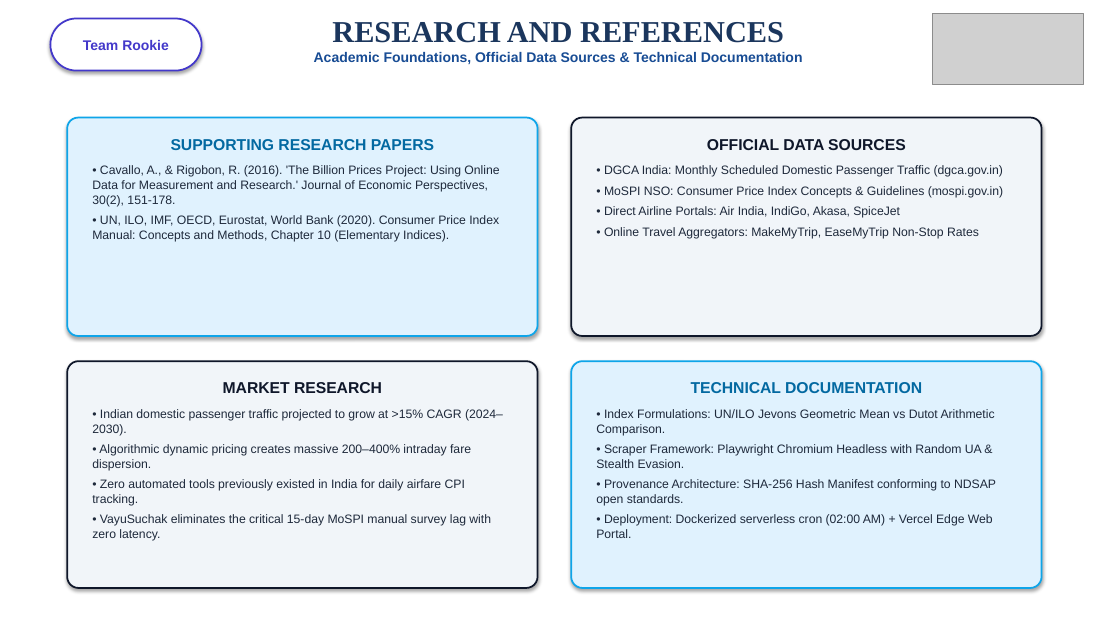
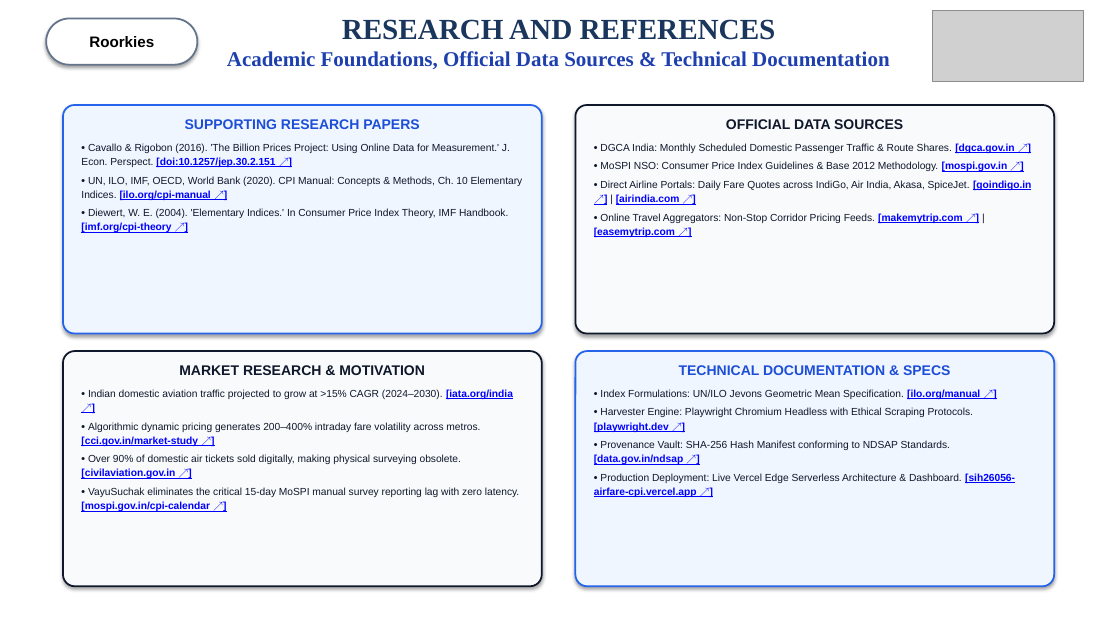
Before and after one commit to oshshivish-tech/sih26056_airfare_cpi, a slide deck: slide 6 of AirIntel_India_SIH26056_Presentation.pptx. Drawn at 1120x630 pixels with LibreOffice and Linux fonts; fonts in the diff are those of the drawing; grey boxes stand for pictures. Boxes give left, top, right and bottom in pixels: in the first picture for what was removed or moved away, otherwise in the second. Text is boxed around its words. In the diff, an @@ line names an element or a change of style, - is before the commit and + after.

```diff
--- a/AirIntel_India_SIH26056_Presentation.pptx
+++ b/AirIntel_India_SIH26056_Presentation.pptx
@@ rounded rectangle "Roorkies" resized from (x1=50, y1=18, x2=202, y2=71) to (x1=46, y1=18, x2=197, y2=65) @@
@@ rounded rectangle "Roorkies" at (x1=46, y1=18, x2=197, y2=65): outline #4338CA 1.5 pt to #64748B 1.5 pt @@
@@ text "RESEARCH AND REFERENCES" at (x1=227, y1=19, x2=890, y2=69): size 26 to 25 pt in "RESEARCH AND REFERENCES"; size 12 to 18 pt, font Arial to Times New Roman, text colour #184C94 to #1E40AF in "Academic Foundations, Official Data Sources & Technical ..." @@
@@ text in rounded rectangle at (x1=89, y1=36, x2=154, y2=47): text changed; size 12 to 13 pt; text colour #4338CA to #000000 @@
-Team Rookie
+Roorkies
@@ rounded rectangle resized from (x1=67, y1=118, x2=538, y2=336) to (x1=63, y1=105, x2=542, y2=334) @@
@@ rounded rectangle at (x1=63, y1=105, x2=542, y2=334): fill #E0F2FE to #EFF6FF; outline #0EA5E9 1.5 pt to #2563EB 1.5 pt @@
@@ text "SUPPORTING RESEARCH PAPERS" moved from (x1=92, y1=139, x2=499, y2=242) to (x1=81, y1=119, x2=523, y2=233) @@
@@ text at (x1=185, y1=119, x2=419, y2=129): size 13.5 to 12 pt, text colour #0369A1 to #1D4ED8 in "SUPPORTING RESEARCH PAPERS"; less space between paragraphs @@
@@ rounded rectangle at (x1=576, y1=105, x2=1054, y2=334): fill #F1F5F9 to #F8FAFC @@
@@ rounded rectangle resized from (x1=571, y1=118, x2=1042, y2=336) to (x1=576, y1=105, x2=1054, y2=334) @@
@@ text "OFFICIAL DATA SOURCES" moved from (x1=604, y1=139, x2=1003, y2=239) to (x1=594, y1=119, x2=1031, y2=237) @@
@@ text at (x1=726, y1=119, x2=903, y2=129): size 13.5 to 12 pt in "OFFICIAL DATA SOURCES"; less space between paragraphs @@
@@ text at (x1=81, y1=143, x2=523, y2=233): text changed; size 10.5 to 8.8 pt; text colour #1E293B to #0F172A @@
-• Cavallo, A., & Rigobon, R. (2016). 'The Billion Prices Project: Using Online Data for Measurement and Research.' Journal of Economic Perspectives, 30(2), 151-178.
-• UN, ILO, IMF, OECD, Eurostat, World Bank (2020). Consumer Price Index Manual: Concepts and Methods, Chapter 10 (Elementary Indices).
+• Cavallo & Rigobon (2016). 'The Billion Prices Project: Using Online Data for Measurement.' J. Econ. Perspect. [doi:10.1257/jep.30.2.151 ↗]
+• UN, ILO, IMF, OECD, World Bank (2020). CPI Manual: Concepts & Methods, Ch. 10 Elementary Indices. [ilo.org/cpi-manual ↗]
+• Diewert, W. E. (2004). 'Elementary Indices.' In Consumer Price Index Theory, IMF Handbook. [imf.org/cpi-theory ↗]
@@ text at (x1=594, y1=143, x2=1031, y2=237): text changed; size 10.5 to 8.8 pt; text colour #1E293B to #0F172A @@
-• DGCA India: Monthly Scheduled Domestic Passenger Traffic (dgca.gov.in)
-• MoSPI NSO: Consumer Price Index Concepts & Guidelines (mospi.gov.in)
-• Direct Airline Portals: Air India, IndiGo, Akasa, SpiceJet
-• Online Travel Aggregators: MakeMyTrip, EaseMyTrip Non-Stop Rates
+• DGCA India: Monthly Scheduled Domestic Passenger Traffic & Route Shares. [dgca.gov.in ↗]
+• MoSPI NSO: Consumer Price Index Guidelines & Base 2012 Methodology. [mospi.gov.in ↗]
+• Direct Airline Portals: Daily Fare Quotes across IndiGo, Air India, Akasa, SpiceJet. [goindigo.in ↗] | [airindia.com ↗]
+• Online Travel Aggregators: Non-Stop Corridor Pricing Feeds. [makemytrip.com ↗] | [easemytrip.com ↗]
@@ rounded rectangle resized from (x1=67, y1=361, x2=538, y2=588) to (x1=63, y1=351, x2=542, y2=586) @@
@@ rounded rectangle at (x1=63, y1=351, x2=542, y2=586): fill #F1F5F9 to #F8FAFC @@
@@ rounded rectangle at (x1=576, y1=351, x2=1054, y2=586): fill #E0F2FE to #EFF6FF; outline #0EA5E9 1.5 pt to #2563EB 1.5 pt @@
@@ rounded rectangle resized from (x1=571, y1=361, x2=1042, y2=588) to (x1=576, y1=351, x2=1054, y2=586) @@
@@ text at (x1=81, y1=365, x2=519, y2=511): text changed; size 10.5 to 8.8 pt; text colour #1E293B to #0F172A @@
-MARKET RESEARCH
-• Indian domestic passenger traffic projected to grow at >15% CAGR (2024–2030).
-• Algorithmic dynamic pricing creates massive 200–400% intraday fare dispersion.
-• Zero automated tools previously existed in India for daily airfare CPI tracking.
-• VayuSuchak eliminates the critical 15-day MoSPI manual survey lag with zero latency.
+MARKET RESEARCH & MOTIVATION
+• Indian domestic aviation traffic projected to grow at >15% CAGR (2024–2030). [iata.org/india ↗]
+• Algorithmic dynamic pricing generates 200–400% intraday fare volatility across metros. [cci.gov.in/market-study ↗]
+• Over 90% of domestic air tickets sold digitally, making physical surveying obsolete. [civilaviation.gov.in ↗]
+• VayuSuchak eliminates the critical 15-day MoSPI manual survey reporting lag with zero latency. [mospi.gov.in/cpi-calendar ↗]
@@ text at (x1=594, y1=365, x2=1015, y2=497): text changed; size 10.5 to 8.8 pt; text colour #1E293B to #0F172A @@
-TECHNICAL DOCUMENTATION
-• Index Formulations: UN/ILO Jevons Geometric Mean vs Dutot Arithmetic Comparison.
-• Scraper Framework: Playwright Chromium Headless with Random UA & Stealth Evasion.
-• Provenance Architecture: SHA-256 Hash Manifest conforming to NDSAP open standards.
-• Deployment: Dockerized serverless cron (02:00 AM) + Vercel Edge Web Portal.
+TECHNICAL DOCUMENTATION & SPECS
+• Index Formulations: UN/ILO Jevons Geometric Mean Specification. [ilo.org/manual ↗]
+• Harvester Engine: Playwright Chromium Headless with Ethical Scraping Protocols. [playwright.dev ↗]
+• Provenance Vault: SHA-256 Hash Manifest conforming to NDSAP Standards. [data.gov.in/ndsap ↗]
+• Production Deployment: Live Vercel Edge Serverless Architecture & Dashboard. [sih26056-airfare-cpi.vercel.app ↗]
```
Also in this commit, not shown: 3 other slides changed, 2 slides added, 2 slides removed, 7 other files.
